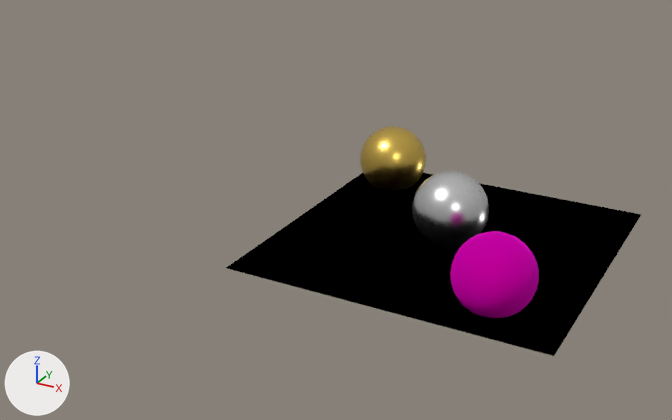
An edit to the Blender file Blender/shiny balls.blend, drawn before and after from the same camera.
The view is the same before and after, from a camera (50 mm lens) standing at (8.23, -21.05, 10.68) and looking at (-2.54, -1.47, 0.89). The axes (+X, +Y, +Z) are drawn at lower left. The lights are the same throughout.

The scene before the commit, as lines of its bpy script (objects in view):
```python
ob_plane = bpy.data.objects.new('Plane', me_plane)
ob_plane.location = (0.0, 0.0, 0.0)
ob_plane.scale = (4.19, 4.19, 4.19)
ob_sphere = bpy.data.objects.new('Sphere', me_sphere)
ob_sphere.location = (2.27, -2.68, 0.75)
ob_sphere_001 = bpy.data.objects.new('Sphere.001', me_sphere_001)
ob_sphere_001.location = (0.07, 0.0, 0.9)
ob_sphere_002 = bpy.data.objects.new('Sphere.002', me_sphere_002)
ob_sphere_002.location = (-3.03, 3.01, 0.75)
```
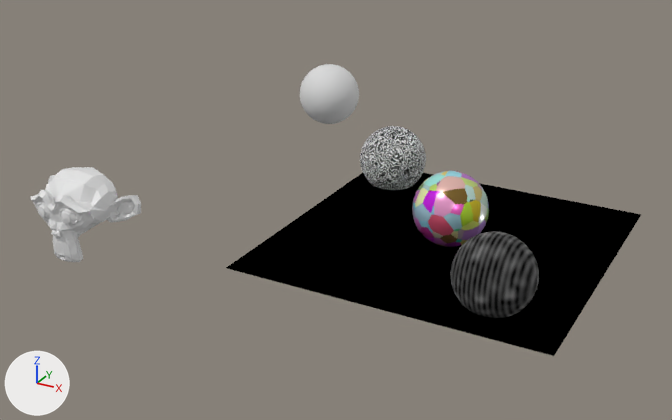
What differs and where, as boxes (x1, y1, x2, y2) in the pictures (672 x 420 px):
'Sphere', surface changed (pink to black)
    both: (450, 231, 539, 318)
'Suzanne', added
    after: (30, 167, 141, 262)
'Sphere.001', surface changed
    both: (412, 171, 489, 247)
'Sphere.002', surface changed (yellow to grey)
    both: (360, 126, 426, 190)
'Sphere.003', added
    after: (300, 64, 359, 124)

Diff of the bpy script that builds the scene:
```diff
--- a/Blender/shiny balls.blend.py
+++ b/Blender/shiny balls.blend.py
@@ mat_material_002 @@
 n0 = _N.new('ShaderNodeBsdfPrincipled'); n0.name = 'Principled BSDF'
-n0.inputs[0].default_value = (0.801, 0.0, 0.621, 1.0)  # 'Base Color', pink #e700cf
 n0.inputs[1].default_value = 1.0  # 'Metallic'
@@ mat_material_002 @@
 n1 = _N.new('ShaderNodeOutputMaterial'); n1.name = 'Material Output'
+n2 = _N.new('ShaderNodeTexNoise'); n2.name = 'Noise Texture'
+n2.noise_type = 'RIDGED_MULTIFRACTAL'
+n3 = _N.new('ShaderNodeMix'); n3.name = 'Mix'
+n3.inputs[0].default_value = 0.152  # 'Factor'
+n4 = _N.new('ShaderNodeTexWave'); n4.name = 'Wave Texture'
 _L.new(n0.outputs[0], n1.inputs[0])  # 'BSDF' to 'Surface'
+_L.new(n2.outputs[1], n3.inputs[2])  # 'Color' to 'A'
+_L.new(n4.outputs[0], n3.inputs[3])  # 'Color' to 'B'
+_L.new(n3.outputs[0], n0.inputs[0])  # 'Result' to 'Base Color'
@@ mat_material_003 @@
 n0 = _N.new('ShaderNodeBsdfPrincipled'); n0.name = 'Principled BSDF'
-n0.inputs[1].default_value = 1.0  # 'Metallic'
-n0.inputs[2].default_value = 0.257  # 'Roughness'
+n0.inputs[1].default_value = 0.363  # 'Metallic'
+n0.inputs[2].default_value = 0.248  # 'Roughness'
 n1 = _N.new('ShaderNodeOutputMaterial'); n1.name = 'Material Output'
+n2 = _N.new('ShaderNodeTexVoronoi'); n2.name = 'Voronoi Texture'
 _L.new(n0.outputs[0], n1.inputs[0])  # 'BSDF' to 'Surface'
+_L.new(n2.outputs[1], n0.inputs[0])  # 'Color' to 'Base Color'
+_L.new(n2.outputs[2], n1.inputs[2])  # 'Position' to 'Displacement'
@@ mat_material_004 @@
 n0 = _N.new('ShaderNodeBsdfPrincipled'); n0.name = 'Principled BSDF'
-n0.inputs[0].default_value = (0.801, 0.552, 0.118, 1.0)  # 'Base Color', yellow #e7c460
 n0.inputs[1].default_value = 1.0  # 'Metallic'
-n0.inputs[2].default_value = 0.307  # 'Roughness'
+n0.inputs[2].default_value = 1.0  # 'Roughness'
 n1 = _N.new('ShaderNodeOutputMaterial'); n1.name = 'Material Output'
+n2 = _N.new('ShaderNodeTexWave'); n2.name = 'Wave Texture'
+n2.wave_type = 'RINGS'
+n2.rings_direction = 'SPHERICAL'
+n2.inputs[1].default_value = 6.0  # 'Scale'
+n2.inputs[2].default_value = -33.1  # 'Distortion'
 _L.new(n0.outputs[0], n1.inputs[0])  # 'BSDF' to 'Surface'
+_L.new(n2.outputs[1], n0.inputs[0])  # 'Factor' to 'Base Color'
@@ mat_material_005 @@
+mat_material_005 = principled_material('Material.005')
+mat_material_005.base_color = (0.8, 0.8, 0.8)  # white #e7e7e7
+mat_material_005.metallic = 0.55
+mat_material_005.roughness = 0.906
@@ me_suzanne @@
+me_suzanne.from_pydata(...)  # 507 vertices, 500 faces; spans x -1.37..1.37, y -0.85..0.85, z -0.98..0.98
@@ me_sphere_003 @@
+me_sphere_003.from_pydata(...)  # a UV sphere (32 segments, 16 rings, poles along z) spanning x -1.0..1.0, y -1.0..1.0, z -1.0..1.0
+me_sphere_003.polygons.foreach_set('use_smooth', [True] * 512)
+me_sphere_003.materials.append(mat_material_005)  # its picture is missing
@@ ob_suzanne @@
+ob_suzanne = bpy.data.objects.new('Suzanne', me_suzanne)
+ob_suzanne.location = (-6.07, -6.98, 2.21)
@@ ob_sphere_003 @@
+ob_sphere_003 = bpy.data.objects.new('Sphere.003', me_sphere_003)
+ob_sphere_003.location = (-6.57, 5.41, 1.65)
```
